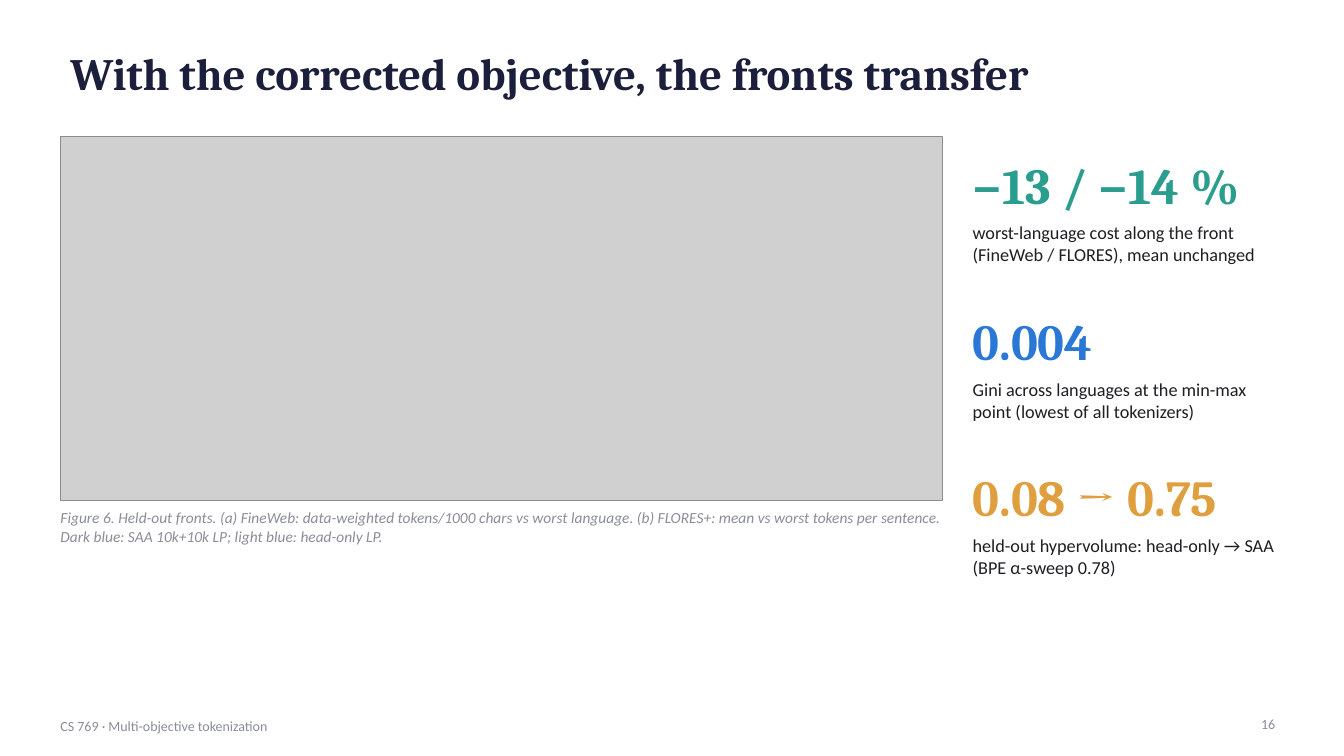
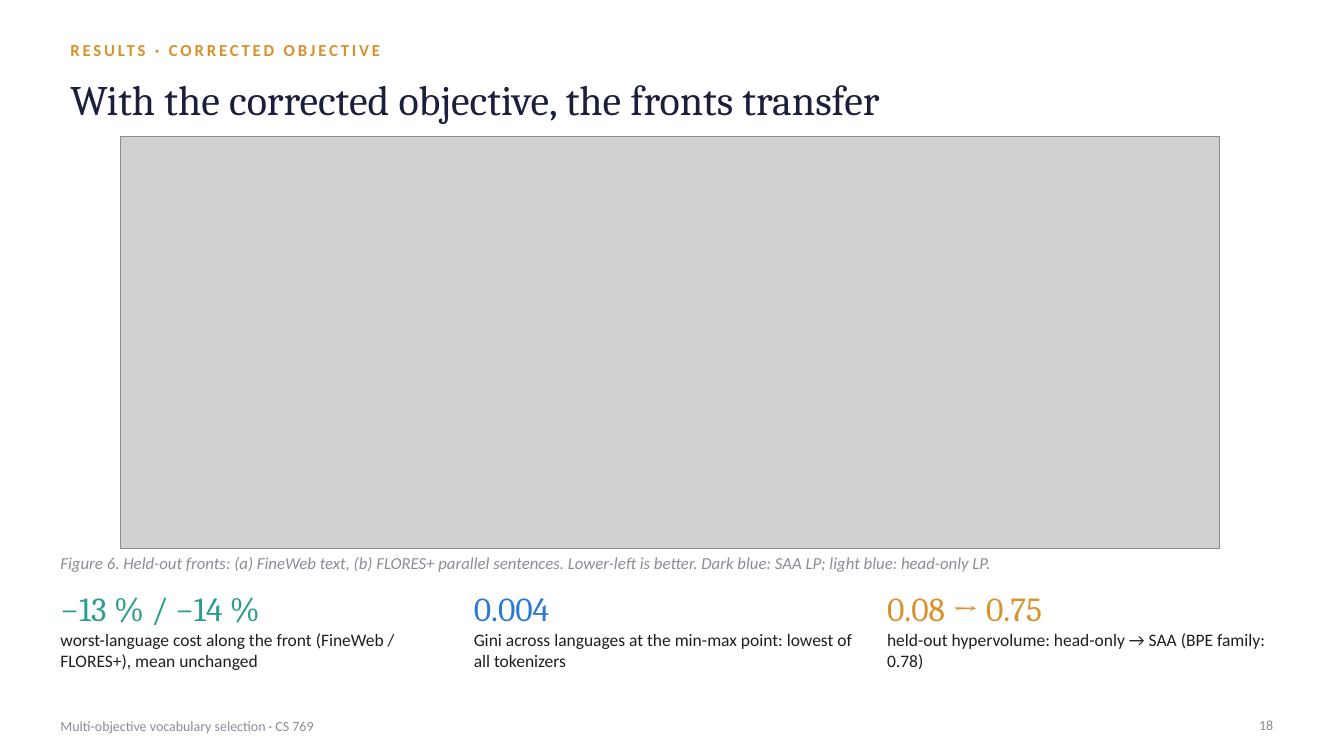
Before and after one commit to n6m9n/769, a slide deck: slide 18 of report/presentation.pptx (slide 16 before the commit). Drawn at 1344x756 pixels with LibreOffice and Linux fonts; fonts in the diff are those of the drawing; grey boxes stand for pictures. Boxes give left, top, right and bottom in pixels: in the first picture for what was removed or moved away, otherwise in the second. Text is boxed around its words. In the diff, an @@ line names an element or a change of style, - is before the commit and + after.

```diff
--- a/report/presentation.pptx
+++ b/report/presentation.pptx
@@ text added at [60,34,1284,65], 12 pt, text #D9912B, bold @@
+RESULTS · CORRECTED OBJECTIVE
@@ title "With the corrected objective, the ...": place and size @@
-title "With the corrected objective, the ..." at [70,58,1029,100]
+title "With the corrected objective, the ..." at [70,85,879,124]
@@ title "With the corrected objective, the ..." at [70,85,879,124]: size 32 to 30 pt, bold off @@
@@ picture: place and size @@
-picture at [60,136,943,500]
+picture at [121,136,1220,548]
@@ text at [60,557,990,572]: text changed; size 11 to 12 pt @@
-Figure 6. Held-out fronts. (a) FineWeb: data-weighted tokens/1000 chars vs worst language. (b) FLORES+: mean vs worst tokens per sentence. Dark blue: SAA 10k+10k LP; light blue: head-only LP.
+Figure 6. Held-out fronts: (a) FineWeb text, (b) FLORES+ parallel sentences. Lower-left is better. Dark blue: SAA LP; light blue: head-only LP.
@@ text at [60,598,222,622]: text changed; size 36 to 24 pt; bold off @@
-−13 / −14 %
+−13 % / −14 %
@@ text "0.004": place and size @@
-text "0.004" at [973,325,1093,361]
+text "0.004" at [474,598,550,622]
@@ text "0.004" at [474,598,550,622]: size 36 to 24 pt, bold off @@
@@ text "0.08 → 0.75": place and size @@
-text "0.08 → 0.75" at [973,482,1218,517]
+text "0.08 → 0.75" at [887,598,1042,622]
@@ text "0.08 → 0.75" at [887,598,1042,622]: size 36 to 24 pt, text colour #E09F3E to #D9912B, bold off @@
@@ text at [60,633,384,670]: text changed; size 13 to 12.5 pt @@
-worst-language cost along the front (FineWeb / FLORES), mean unchanged
+worst-language cost along the front (FineWeb / FLORES+), mean unchanged
@@ text at [474,634,852,667]: text changed; size 13 to 12.5 pt @@
-Gini across languages at the min-max point (lowest of all tokenizers)
+Gini across languages at the min-max point: lowest of all tokenizers
@@ text at [887,633,1265,670]: text changed; size 13 to 12.5 pt @@
-held-out hypervolume: head-only → SAA (BPE α-sweep 0.78)
+held-out hypervolume: head-only → SAA (BPE family: 0.78)
@@ page number removed at [1261,719,1275,729] @@
-16
@@ text at [60,721,313,733]: text changed @@
-CS 769 · Multi-objective tokenization
+Multi-objective vocabulary selection · CS 769
@@ page number added at [1259,720,1273,730], 10 pt, text #8A8D99 @@
+18
```
Also in this commit, not shown: 17 other slides changed, 19 slides added, 13 slides removed, 18 other files.
